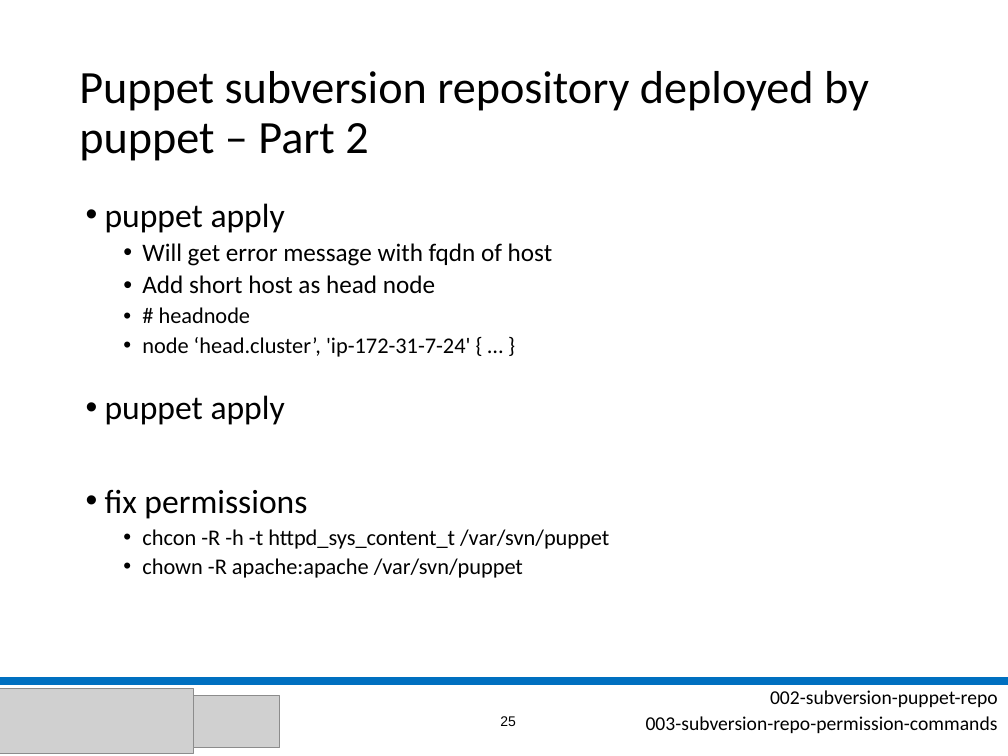
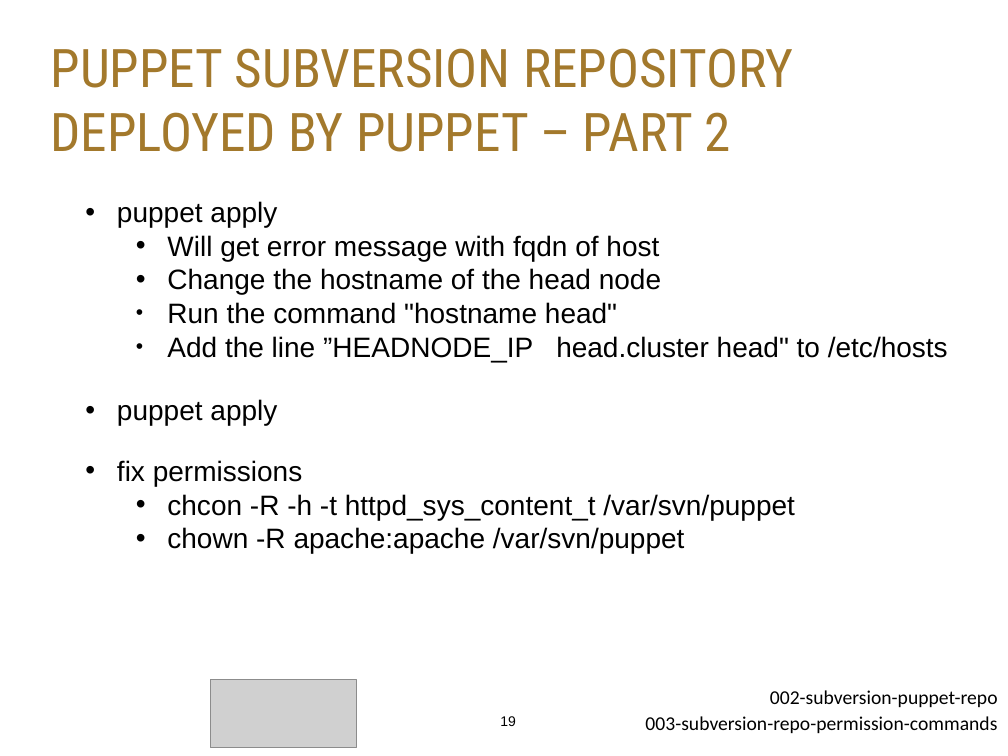
Before and after one commit to stephenlienharrell/build-a-cluster-presentation, a slide deck: slide 19 of Build-A-Cluster.pptx (slide 25 before the commit). Drawn at 1008x756 pixels with LibreOffice and Linux fonts; fonts in the diff are those of the drawing; grey boxes stand for pictures; background and template pictures are left out. Boxes give left, top, right and bottom in pixels: in the first picture for what was removed or moved away, otherwise in the second. Text is boxed around its words. In the diff, an @@ line names an element or a change of style, - is before the commit and + after.

```diff
--- a/Build-A-Cluster.pptx
+++ b/Build-A-Cluster.pptx
@@ title "PUPPET SUBVERSION REPOSITORY DEPLOYED BY ..." at (51,48,793,152): vertical alignment middle to top @@
@@ title at (51,48,793,152): text changed; size 33 to 38 pt; font Calibri to Roboto Condensed; text colour #000000 to #A3792C @@
-Puppet subversion repository deployed by puppet – Part 2
+PUPPET SUBVERSION REPOSITORY DEPLOYED BY PUPPET – PART 2
@@ text at (117,201,795,553): size 24 to 20 pt in "puppet apply", "puppet apply", "fix permissions"; font Calibri to Arial in "puppet apply", "Will get error message with fqdn of ...", "puppet apply", "fix permissions" and 2 more places; size 18 to 20 pt in "Will get error message with fqdn of ..."; size 16 to 20 pt in "chcon -R -h -t httpd_sys_content_t /var/svn/puppet", "chown -R apache:apache /var/svn/puppet"; indent changed; less space between paragraphs; line spacing 0.9 to 1 @@
@@ text at (167,268,948,362): text changed; size 16 to 20 pt; font Calibri to Arial @@
-  • Add short host as head node
-  • # headnode
-  • node ‘head.cluster’, 'ip-172-31-7-24' { … }
+  • Change the hostname of the head node
+  • Run the command "hostname head"
+  • Add the line ”HEADNODE_IP head.cluster head" to /etc/hosts
@@ line removed from (0, 681) to (1008, 681) @@
@@ picture removed at (0,688,194,753) @@
@@ picture added at (211,679,357,748) @@
@@ picture removed at (194,696,280,747) @@
@@ page number at (500,716,516,726): text changed @@
-25
+19
```
Also in this commit, not shown: 42 other slides changed, 7 slides added, 21 slides removed, 24 other files.
